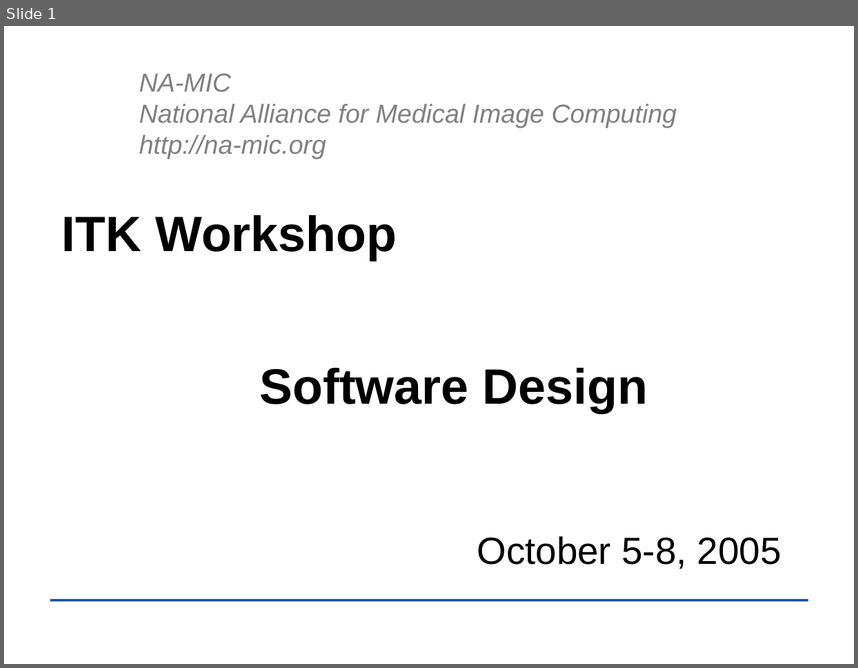
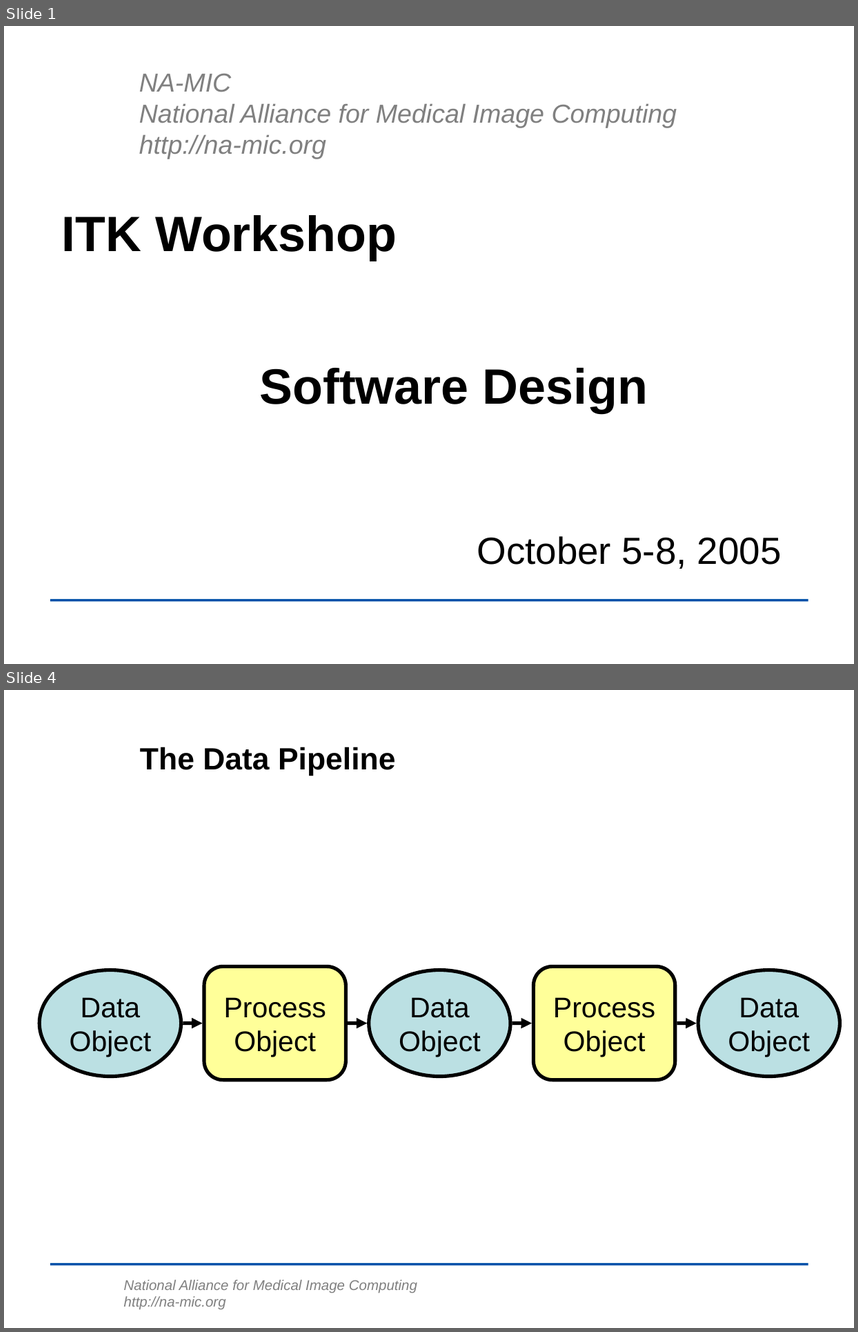
Before and after one commit to lheckemann/namic-sandbox, a slide deck: ITKAdvancedCourse/doc/presentations/DesignPatterns.ppt. Shown one above the other, each under a label of ours: slide 1 before the commit, slides 1 and 4 after it; the slides between them are not shown. The pictures are 858x668 and 858x1332 pixels, drawn with LibreOffice and Linux fonts; fonts in the diff are those of the drawing; background and template pictures are left out. Boxes give left, top, right and bottom in pixels: in the first picture for what was removed or moved away, otherwise in the second. Text is boxed around its words. In the diff, an @@ line names an element or a change of style, - is before the commit and + after.

Commit message:
ENH: Added description of the pipeline, pervasive pipelining and Decorator.

```diff
--- a/ITKAdvancedCourse/doc/presentations/DesignPatterns.ppt
+++ b/ITKAdvancedCourse/doc/presentations/DesignPatterns.ppt
@@ slide 4 added at <box>4,690,854,1328</box>, background #FFFFFF; not listed: 1 template element that a slide beside it also shows @@
@@ title added at <box>140,747,395,776</box>, 26 pt, text #000000, bold @@
+The Data Pipeline
@@ ellipse added at <box>40,969,181,1076</box>, fill #BBE0E3, outline #000000 3 pt, 24 pt, text #000000 @@
+Data
+Object
@@ rounded rectangle added at <box>204,966,346,1079</box>, fill #FFFF99, outline #000000 3 pt, 24 pt, text #000000 @@
+Process
+Object
@@ ellipse added at <box>369,969,510,1076</box>, fill #BBE0E3, outline #000000 3 pt, 24 pt, text #000000 @@
+Data
+Object
@@ rounded rectangle added at <box>534,966,675,1079</box>, fill #FFFF99, outline #000000 3 pt, 24 pt, text #000000 @@
+Process
+Object
@@ ellipse added at <box>699,969,840,1076</box>, fill #BBE0E3, outline #000000 3 pt, 24 pt, text #000000 @@
+Data
+Object
@@ arrow added from (183, 1023) to (202, 1023), #000000 3 pt @@
@@ arrow added from (348, 1023) to (367, 1023), #000000 3 pt @@
@@ arrow added from (513, 1023) to (532, 1023), #000000 3 pt @@
@@ arrow added from (677, 1023) to (697, 1023), #000000 3 pt @@
@@ text added at <box>124,1279,417,1309</box>, 12 pt, text #808080, italic @@
+National Alliance for Medical Image Computing
+http://na-mic.org
```
Also in this commit, not shown: 1 slide changed, 20 other slides added.
